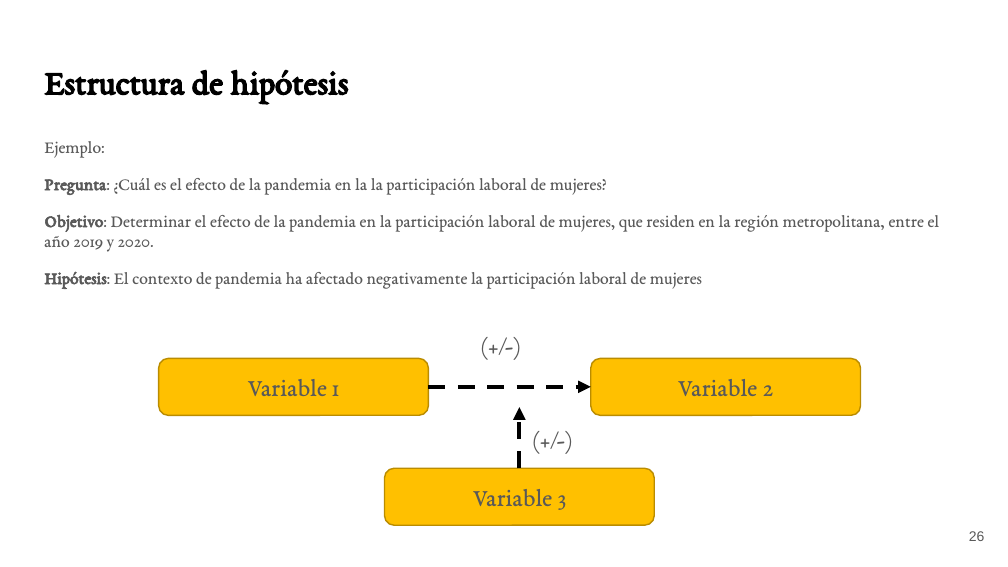
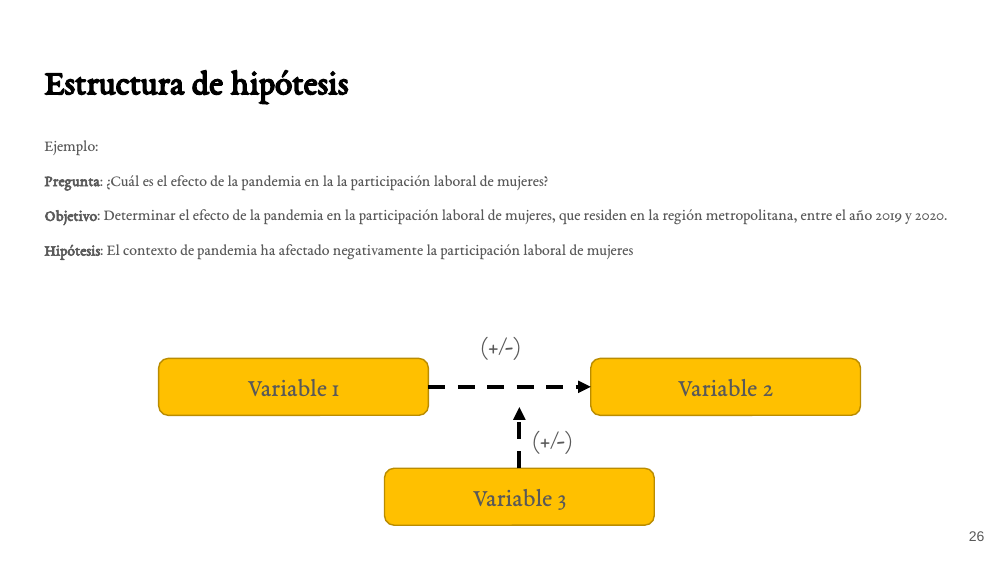
Before and after one commit to KAravena/udp-magister-visualizacion-datos-r, a slide deck: slide 26 of clases/clase_02/clase_02.pptx. Drawn at 1008x567 pixels with LibreOffice and Linux fonts; fonts in the diff are those of the drawing. Boxes give left, top, right and bottom in pixels: in the first picture for what was removed or moved away, otherwise in the second. Text is boxed around its words. In the diff, an @@ line names an element or a change of style, - is before the commit and + after.

```diff
--- a/clases/clase_02/clase_02.pptx
+++ b/clases/clase_02/clase_02.pptx
@@ text "Ejemplo:" at (x1=44, y1=140, x2=947, y2=260): size 12.6 to 11.2 pt @@
```
Also in this commit, not shown: 5 other slides changed, 6 other files.
